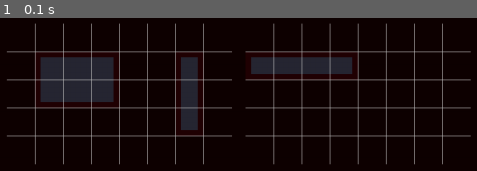
Above: before the commit, frame 1.
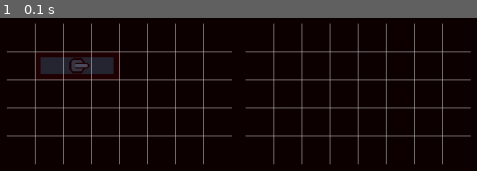
Above: after the commit, the same moment.

Repository: MU-Enigma/BattleShip-BattleGround
Game: pygame game, started from Battleship/BattleGround/main.py
Two runs of this game, one before a commit and one after it. Both use one fixed random seed, a clock stepped at 60 frames per second and the inputs below.
Inputs:
- Up to frame 1 (0.1 s): no input

The runs differ from the first frame. In frame 1, 7.0% of the frame differs, in the area x 8-74%, y 25-74%.

Commit message:
Added Guns Added gun rendering system to board.

Diff:
--- a/Battleship/BattleGround/main.py
+++ b/Battleship/BattleGround/main.py
@@ -1,6 +1,6 @@
 from itertools import chain
 import time
-from ..utils import RenderTest as animation
+from ..utils import RenderInterface as animation
 from ..example_submission import team1
 from ..example_submission import team2
 
--- a/Battleship/utils/PygameRenderer.py
+++ b/Battleship/utils/PygameRenderer.py
@@ -1,3 +1,4 @@
+import positionCalculators
 import pygame
 import os
 
@@ -13,7 +14,7 @@
 tiles = {}
 
 #Window Control variables
-window_size = [800, 600]
+window_size = [1600, 800]
 window_caption = "Battleship-BattleGround"
 FPS=75
 BackgroundColorRGB = [15, 0, 0]  # [15, 250, 190]
@@ -23,10 +24,16 @@
 screen = pygame.display.set_mode(window_size)
 clock = pygame.time.Clock()
 
+
 side_column_dimensions = []
 leaderboard_dimensions = []
 board_elem_dim = []
 cell_size = []
+
+
+
+shi1 = []  # Each ship will be stored as [position, rotation]
+shi2 = []
 
 # Control Variables
 team1_info = None
@@ -34,16 +41,12 @@
 leaderboard_info = None
 drawgrid = True
 
-board1 = [[0, 0, 0, 0, 0, 0, 0, 0],
-          [0, 1, 1, 1, 0, 0, 1, 0],
-          [0, 1, 1, 1, 0, 0, 1, 0],
-          [0, 0, 0, 0, 0, 0, 1, 0],
-          [0, 0, 0, 0, 0, 0, 0, 0]]
-board2 = [[0, 0, 0, 0, 0, 0, 0, 0],
-          [1, 1, 1, 1, 0, 0, 0, 0],
-          [0, 0, 0, 0, 0, 0, 0, 0],
-          [0, 0, 0, 0, 0, 0, 0, 0],
-          [0, 0, 0, 0, 0, 0, 0, 0]]
+board1 = []
+board2 = []
+ships1 = []
+ships2 = []
+
+onetimecalculations = True
 
 """
 board nums:
@@ -55,17 +58,19 @@
 # Draw Variables
 board_margin = 10
 max_board_dim = []
-grid_line_color = [192,192,192]
+grid_line_color = [192, 192, 192]
 
 side_column_margin = 10
 side_column_width = 0
-side_column_background_color = [192,192,192]
+side_column_background_color = [192, 192, 192]
 
 leaderboard_margin = 10
 leaderboard_height = 0
-leaderboard_background_color = [192,192,192]
+leaderboard_background_color = [192, 192, 192]
 
 divider_line_thickness = 5
+
+turrent_cell_size = 45 # good ratio: 400:45 (board size to turrent_cell_size)
 
 cell_colors = [ #Temporarily representing ships as flat colors
     [15, 0, 0],  # water color
@@ -131,12 +136,17 @@
                                                                            cell_size[index],
                                                                            cell_size[index]))"""
 
+
             cell_pos = [pos[0]+(x * cell_size[index]), pos[1]+(y * cell_size[index])]
             if x != board_elem_dim[0] and y != board_elem_dim[1]:
                 if board[y][x] == 1:
                     screen.blit(tiles[nomenclature(board, (x, y))], cell_pos)
 
             #TODO: draw turrents here.
+
+            for ship in shi1:
+                surf = pygame.transform.rotate(tiles['GunTurrent1'], ship[1])
+                screen.blit(surf, ship[0])
 
     # Must shift pos-y, pos-x depending on lesser size.
     # Drawing Grid Lines, can compute and store intersection map for speed gains here.
@@ -227,13 +237,33 @@
 
     index = min(cell_size)
 
+    assert turrent_cell_size < cell_size[index]  # Ensuring turrents are smaller than ship size.
+
     # Loading tiles
     load_tiles(tilepath1)
     load_tiles(tilepath2)
 
-    # Resize imported assets
+    # Resize imported tiles
     for key in tiles.keys():
         tiles[key] = pygame.transform.scale(tiles[key], [int(cell_size[index]), int(cell_size[index])])
+
+    # Loading Guns
+    load_tiles(OnBoardPath)
+
+    # Resizing Guns
+    tiles['GunTurrent1'] = pygame.transform.scale(tiles['GunTurrent1'], (turrent_cell_size, turrent_cell_size))
+
+    # Calculating Turrent Positions
+    # center of turrents will be at the center of ships.
+    shipos1 = positionCalculators.calculateShipPositions(ships1, cell_size[index], [side_column_width+(side_column_margin*2)+board_margin, board_margin], turrent_cell_size)
+    shipos2 = positionCalculators.calculateShipPositions(ships2, cell_size[index], [window_size[0]-(side_column_width+(side_column_margin*2)+board_margin+max_board_dim[0]), board_margin], turrent_cell_size)
+
+    for shipos in shipos1:
+        shi1.append([shipos, 0])
+
+    for shipos in shipos2:
+        shi2.append([shipos, 180])
+
 
 
 def draw_call():
--- /dev/null
+++ b/Battleship/utils/RenderInterface.py
@@ -0,0 +1,56 @@
+import PygameRenderer as pr
+
+"""
+for board matrix use the following convention:
+0 - water
+1 - ship
+2 - destroyed ship
+3 - special regions
+"""
+
+pr.max_board_dim = [400, 400]
+pr.side_column_width = 0
+pr.leaderboard_height = 0
+
+# Can override margins/thickness here
+
+
+
+
+
+# Dummy Values for testing purposes
+board1 = [[0, 0, 0, 0, 0, 0, 0, 0],
+          [0, 1, 1, 1, 0, 0, 0, 0],
+          [0, 0, 0, 0, 0, 0, 0, 0],
+          [0, 0, 0, 0, 0, 0, 0, 0],
+          [0, 0, 0, 0, 0, 0, 0, 0]]
+board2 = [[0, 0, 0, 0, 0, 0, 0, 0],
+          [0, 0, 0, 0, 0, 0, 0, 0],
+          [0, 0, 0, 0, 0, 0, 0, 0],
+          [0, 0, 0, 0, 0, 0, 0, 0],
+          [0, 0, 0, 0, 0, 0, 0, 0]]
+
+
+board1_ships = [
+  [1, 1, 0, 3, 1] # ship entry format: [board_pos_x, board_pos_y, orientation (right(1), down(-1)), size_x (in board units not pixels), size_y]
+]
+board2_ships = []
+
+
+
+def initialize(Board1_ships, Board2_ships):
+    # Make sure ship lists are legal.
+    pr.board1 = board1
+    pr.board2 = board2
+    pr.ships1 = Board1_ships
+    pr.ships2 = Board2_ships
+    pr.initialize()
+
+def run():
+    while pr.running:
+        pr.draw_call()
+
+
+initialize(board1_ships, board2_ships)
+pr.initialize()
+run()
--- a/Battleship/utils/RenderTest.py
+++ /dev/null
@@ -1,32 +0,0 @@
-import PygameRenderer as pr
-
-"""
-for board matrix use the following convention:
-0 - water
-1 - ship
-2 - destroyed ship
-3 - special regions
-"""
-
-pr.max_board_dim = [400, 400]
-pr.side_column_width = 0
-pr.leaderboard_height = 0
-
-# Can override margins/thickness here
-
-
-pr.initialize()
-board1 = []
-board2 = []
-
-
-def initialize():
-    pr.board1 = board1
-    pr.board2 = board2
-    pr.initialize()
-
-def run():
-    while pr.running:
-        pr.draw_call()
-
-run()
--- /dev/null
+++ b/Battleship/utils/positionCalculators.py
@@ -0,0 +1,13 @@
+import math
+
+def calculateShipPositions(ships, cell_size, boardpos, turrentsize):
+    ships_pos = []
+    for ship in ships:
+        pos = []
+        pos.append(boardpos[0]+(ship[0]*cell_size)+(cell_size*ship[3]*math.cos((math.pi/2)*ship[2])/2))
+        pos.append(boardpos[1]+(ship[1]*cell_size)+(cell_size*ship[4]*math.cos((math.pi/2)*ship[2])/2))
+        pos[0] -= turrentsize/2
+        pos[1] -= turrentsize/2
+        ships_pos.append(pos)
+
+    return ships_pos
Binary file changed: Battleship/Assets/OnBoard/GunTurrent1.png
Binary file changed: Battleship/Assets/OnBoard/GunTurrent2.png
